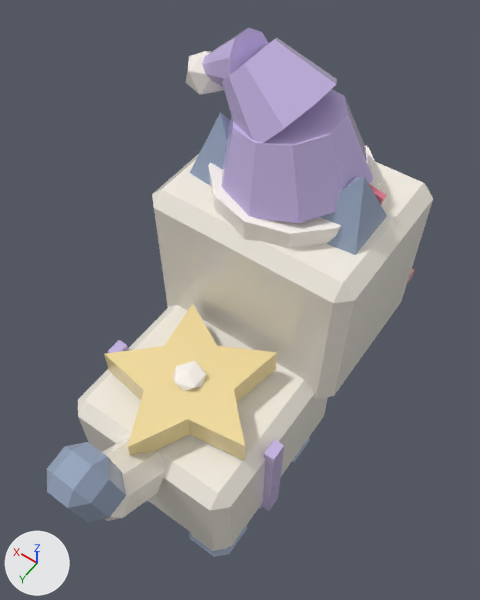
A saved change to the glTF model assets/cat-cafe/exports/CatCafe_Cat_Ragdoll.glb.
The view is the same before and after, from a 50 mm lens placed at (-1.26, 1.6, 4.25), pointed at (0.0, -0.16, 1.48). Every picture has the same lights, and +X, +Y and +Z are marked at lower left. The older version comes first. Vertices at exactly the same position are counted once.

Objects in the first picture: 'CatCafe_Cat_Ragdoll_Body', 'CatCafe_Cat_Ragdoll_EarL', 'CatCafe_Cat_Ragdoll_EarR', 'CatCafe_Cat_Ragdoll_Head', 'CatCafe_Cat_Ragdoll_Prop', 'CatCafe_Cat_Ragdoll_Prop2', 'CatCafe_Cat_Ragdoll_Tail' and 2 more.
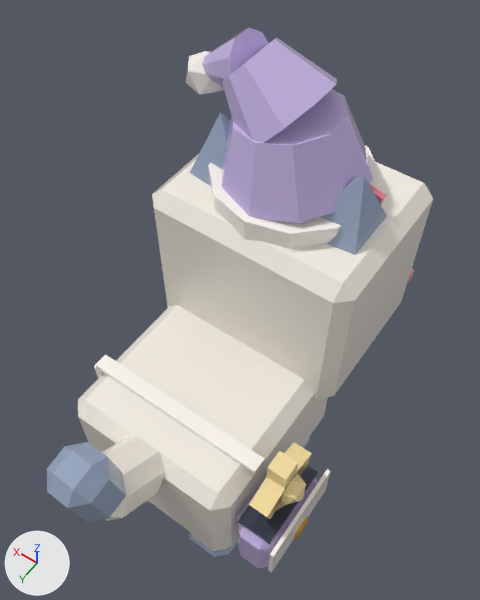
Where the change shows, as pixel boxes [x1, y1, x2, y2] in the pictures (480 x 600 px):
'CatCafe_Cat_Ragdoll_Body', reshaped (10% taller)
    before: [78, 305, 328, 549]
    after: [78, 305, 331, 573]
'CatCafe_Cat_Ragdoll_Prop2', deleted (beige)
    before: [104, 304, 284, 511]
part 1 of me_catcafe_cat_ragdoll_body, added
    after: [95, 354, 265, 474]
part 2 of me_catcafe_cat_ragdoll_body, added
    after: [94, 366, 104, 379]
part 3 of me_catcafe_cat_ragdoll_body, added
    after: [268, 469, 331, 573]
part 4 of me_catcafe_cat_ragdoll_body, added
    after: [294, 518, 309, 541]
part 5 of me_catcafe_cat_ragdoll_body, added
    after: [238, 465, 318, 544]
part 6 of me_catcafe_cat_ragdoll_body, added (beige)
    after: [266, 451, 298, 492]
part 7 of me_catcafe_cat_ragdoll_body, added (beige)
    after: [281, 474, 306, 505]
part 8 of me_catcafe_cat_ragdoll_body, added (purple)
    after: [237, 477, 317, 568]
part 9 of me_catcafe_cat_ragdoll_body, added (beige)
    after: [249, 442, 312, 519]

What changed in the scene script:
```text
Change me_catcafe_cat_ragdoll_body:
    used by ob_catcafe_cat_ragdoll_body; location = (0.0, 0.0, 0.0)
    remove me_catcafe_cat_ragdoll_body.from_pydata(...)  # 24 vertices, 44 faces; spans x -0.515..0.515, y -0.426..0.714, z 0.396..1.127
    add me_catcafe_cat_ragdoll_body.from_pydata(...)  # 148 vertices, 240 faces; spans x -0.821..0.547, y -0.426..0.714, z 0.364..1.322
    me_catcafe_cat_ragdoll_body part 1: a new loose piece, a box spanning x -0.533..0.533, y 0.376..0.46, z 1.123..1.159, in mat_catcafe_palette
    me_catcafe_cat_ragdoll_body part 2: a new loose piece, a box spanning x 0.511..0.547, y 0.376..0.46, z 0.396..1.127, in mat_catcafe_palette
    me_catcafe_cat_ragdoll_body part 3: a new loose piece, a box spanning x -0.803..-0.783, y 0.148..0.687, z 0.687..0.948, in mat_catcafe_palette
    me_catcafe_cat_ragdoll_body part 4: a new loose piece, a box spanning x -0.821..-0.8, y 0.365..0.47, z 0.67..0.757, in mat_catcafe_palette
    me_catcafe_cat_ragdoll_body part 5: a new loose piece, a box spanning x -0.753..-0.562, y 0.191..0.644, z 0.929..0.95, in mat_catcafe_palette
    me_catcafe_cat_ragdoll_body part 6: a new loose piece, a box spanning x -0.71..-0.605, y 0.365..0.47, z 1.096..1.322, in mat_catcafe_palette
    me_catcafe_cat_ragdoll_body part 7: a new loose piece, an icosphere of 20 faces spanning x -0.787..-0.632, y 0.344..0.492, z 1.044..1.218, in mat_catcafe_palette
    me_catcafe_cat_ragdoll_body part 8: a new loose piece of 24 vertices spanning x -0.788..-0.527, y 0.157..0.679, z 0.487..0.94, in mat_catcafe_palette
    me_catcafe_cat_ragdoll_body part 9
    16 vertices are added at x -0.71, y 0.219..0.616, z 0.945..1.24
    16 new vertices lie (0.105, 0.0, 0.0) away from vertices in x -0.71, y 0.219..0.616, z 0.945..1.24
    48 new faces join them
    other edits to the shape of me_catcafe_cat_ragdoll_body do not show in these pictures
Remove ob_catcafe_cat_ragdoll_prop2:
    ob_catcafe_cat_ragdoll_prop2 = bpy.data.objects.new('CatCafe_Cat_Ragdoll_Prop2', me_catcafe_cat_ragdoll_prop2)
    ob_catcafe_cat_ragdoll_prop2.location = (0.0, 0.0, 0.0)
```
